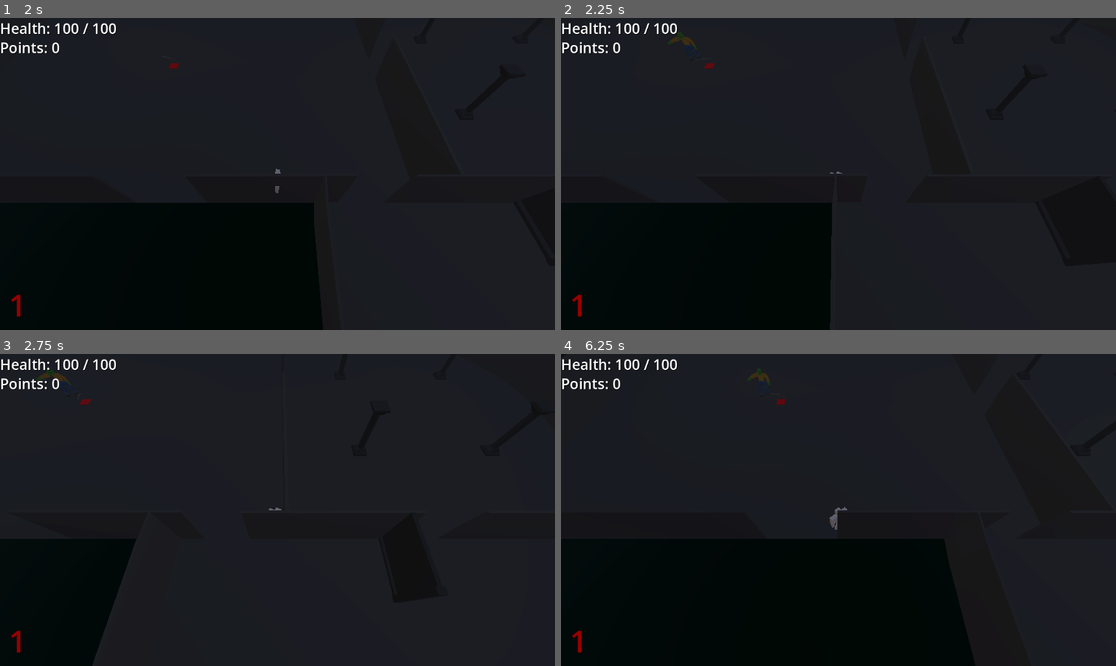
Above: before the commit, frames 1-4 (two rows, left to right).
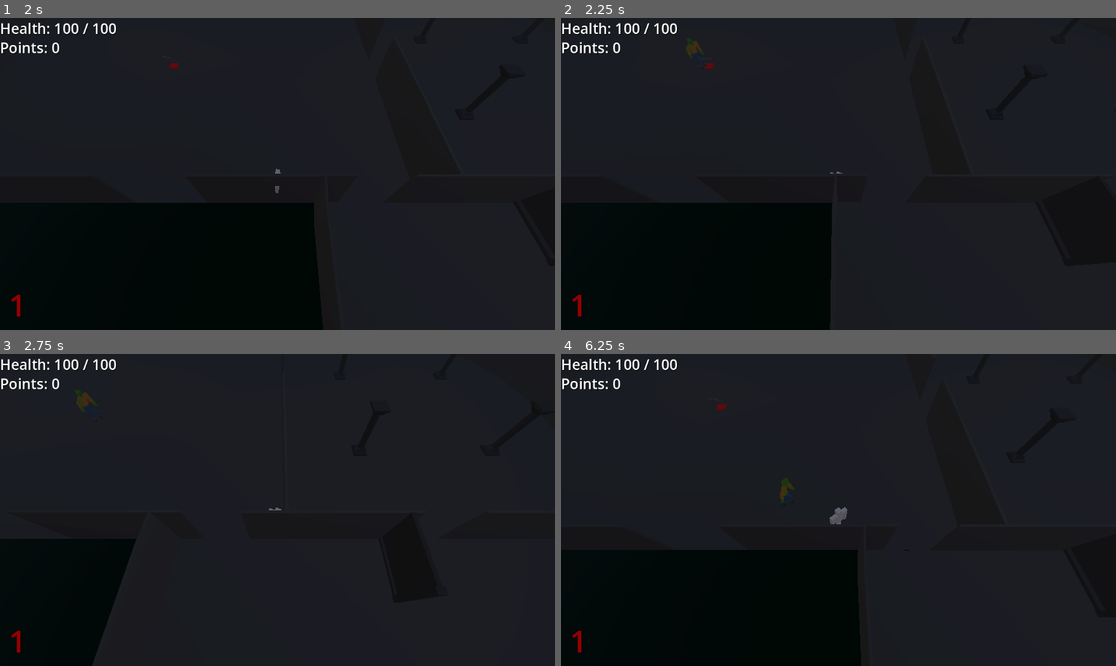
Above: after the commit, the same moments.

Repository: DunceHammer/outlaw-city-reborn-squared
Game: Godot game, scene res://Maps/NightOfTheUndead/MAP_NightOfTheUndead.tscn
Two runs of this game, one before a commit and one after it. Both use one fixed random seed, a clock stepped at 60 frames per second and the inputs below.
Inputs (mouse positions are in pixels of both pictures, inside the frame that each line leads up to):
- Up to frame 1 (2 s): tap Enter at 0.5 s; move the mouse to (399, 158) at 0.52 s; hold D 0.53-1.28 s; hold E 0.53-1.28 s; click (399, 158) at 0.67 s; move the mouse to (166, 189) at 1.27 s; hold S from 1.28 s (still down); tap E at 1.35 s
- Up to frame 2 (2.25 s): tap Space at 2 s; move the mouse to (894, 105) at 2.02 s; release S at 2.03 s; hold D from 2.03 s (still down); hold E from 2.03 s (still down)
- Up to frame 3 (2.75 s): keep holding D; keep holding E
- Up to frame 4 (6.25 s): move the mouse to (810, 572) at 2.77 s; release D at 2.78 s; release E at 2.78 s; hold W 2.78-3.53 s; tap E at 2.85, 4.35, 5.85 s; click (810, 572) at 2.92 s; move the mouse to (1005, 556) at 3.52 s; hold E 3.53-4.28 s; hold A 3.53-5.03 s; move the mouse to (672, 463) at 4.27 s; move the mouse to (866, 510) at 5.02 s; hold S 5.03-5.78 s; hold E 5.03-5.78 s; click (866, 510) at 5.17 s; move the mouse to (755, 432) at 5.77 s; hold D from 5.78 s (still down)

Frame 1 is identical in both runs. In frame 2, 0.1% of the frame differs, in the area x 19-27%, y 6-16%; in frame 3, 0.1%; in frame 4, 7.5%, in the area x 18-75%, y 4-100%.
Error before the commit: Parse Error: Variable "enemy_speed" has the same name as a previously declared variable. (res://Prefabs/TrainingDummy/TrainingDummy.gd:14)

Commit message:
fix bad conflict resolve

Diff:
--- a/Prefabs/TrainingDummy/TrainingDummy.gd
+++ b/Prefabs/TrainingDummy/TrainingDummy.gd
@@ -11,8 +11,8 @@
 var enemy_speed = 2.5
 var player = null
 var animation_player = null
-var enemy_speed = 1
-var player
+var is_colliding_with_player = false
+var is_attacking = false
 var animation
 
 
